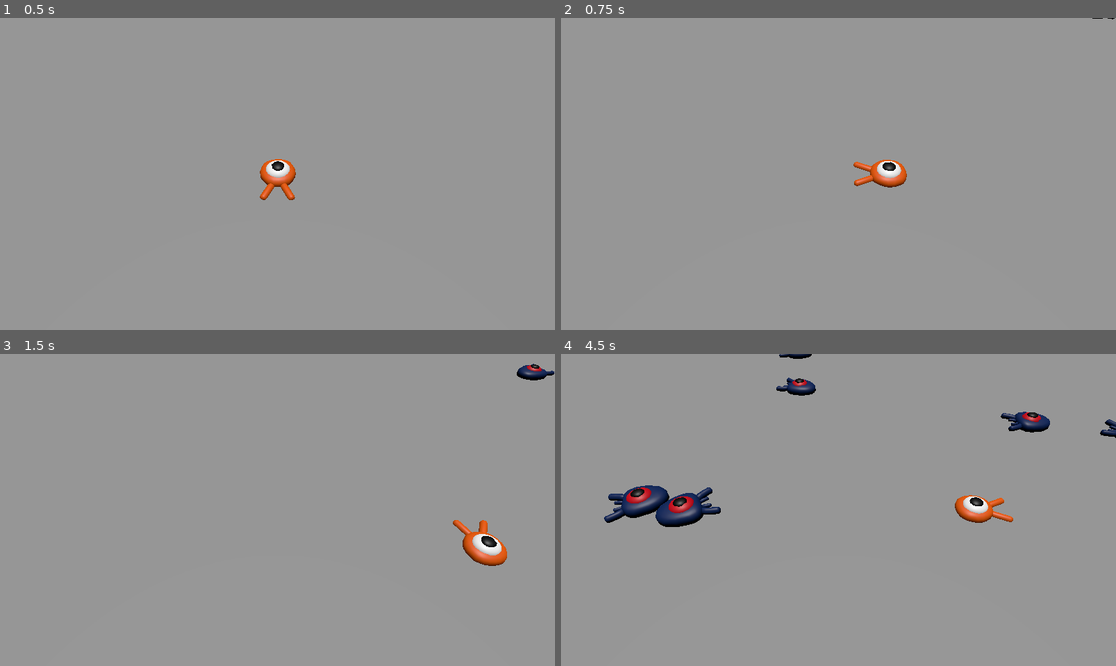
Above: before the commit, frames 1-4 (two rows, left to right).
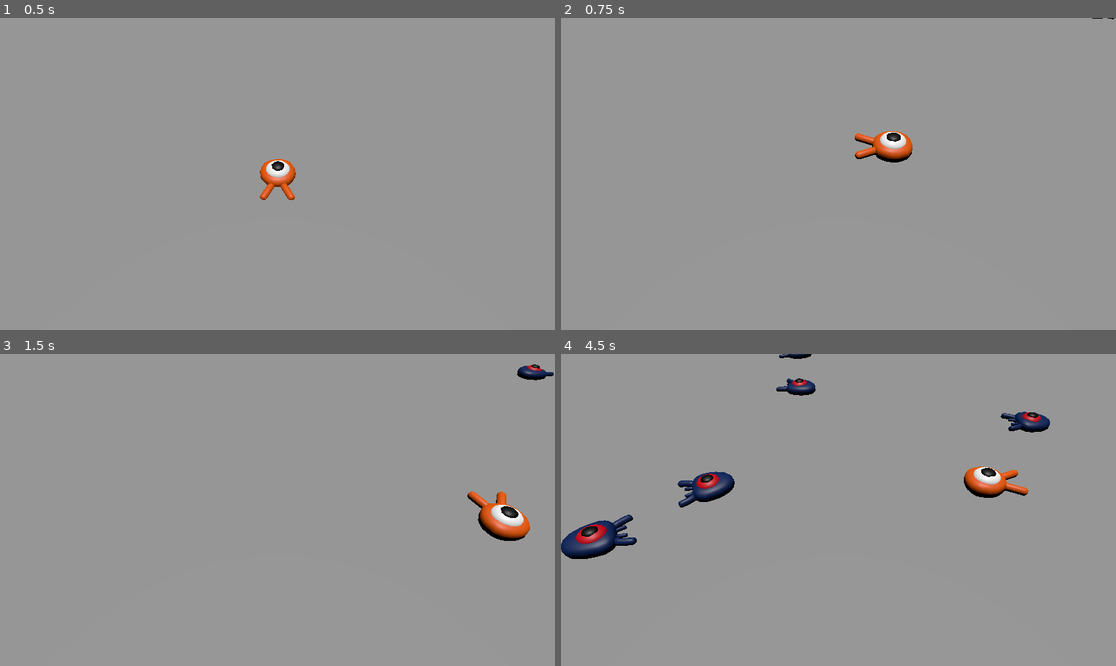
Above: after the commit, the same moments.

Repository: shoul/sqash_the_creeps
Game: Godot game, scene res://main.tscn
The game is run twice, just before and just after one commit, with the same random seed, the same clock (stepped at 60 frames per second) and the same inputs. The project has no main scene, so this scene is started directly.
Inputs:
- Up to frame 1 (0.5 s): no input
- Up to frame 2 (0.75 s): tap Enter at 0.5 s; hold Right (move_right) from 0.53 s (still down); tap Space (jump) at 0.6 s
- Up to frame 3 (1.5 s): tap Space (jump) at 0.77, 1.07, 1.35 s; release Right (move_right) at 1.28 s; hold Down (move_back) from 1.28 s (still down)
- Up to frame 4 (4.5 s): tap Space (jump) at 1.52, 1.82, 2.1, 2.85, 3.02, 3.32, 3.6, 3.77, 4.07, 4.35 s; release Down (move_back) at 2.03 s; hold Right (move_right) 2.03-2.78 s; hold Up (move_forward) 2.78-3.53 s; hold Left (move_left) from 3.53 s (still down)

Frame 1 is identical in both runs. In frame 2, 1.3% of the frame differs, in the area x 52-64%, y 36-55%; in frame 3, 1.8%; in frame 4, 4.9%, in the area x 0-100%, y 0-66%.

Commit message:
Adding phys. layers and masks and implement player jumping.

Diff:
--- a/main.tscn
+++ b/main.tscn
@@ -28,6 +28,8 @@
 
 [node name="Ground" type="StaticBody3D" parent="."]
 transform = Transform3D(1, 0, 0, 0, 1, 0, 0, 0, 1, 0, -1, 0)
+collision_layer = 4
+collision_mask = 0
 
 [node name="CollisionShape3D" type="CollisionShape3D" parent="Ground"]
 shape = SubResource("BoxShape3D_ds3dd")
@@ -73,7 +75,7 @@
 curve = SubResource("Curve3D_ylfsp")
 
 [node name="Spawnlocation" type="PathFollow3D" parent="SpawnPath"]
-transform = Transform3D(-0.0026596, 0, 0.999996, 0, 1, 0, -0.999996, 0, -0.0026596, 29.9269, 0, -24.1011)
+transform = Transform3D(-0.00265948, 0, 0.999996, 0, 1, 0, -0.999996, 0, -0.00265948, 29.9269, 0, -24.1011)
 
 [node name="MobTimer" type="Timer" parent="."]
 wait_time = 0.5
--- a/mob.tscn
+++ b/mob.tscn
@@ -6,7 +6,9 @@
 [sub_resource type="BoxShape3D" id="BoxShape3D_o6ey8"]
 size = Vector3(2.00586, 0.707092, 2.3186)
 
-[node name="Mob" type="CharacterBody3D"]
+[node name="Mob" type="CharacterBody3D" groups=["mob"]]
+collision_layer = 2
+collision_mask = 0
 script = ExtResource("1_6ui21")
 
 [node name="Pivot" type="Node3D" parent="."]
--- a/player.gd
+++ b/player.gd
@@ -4,6 +4,8 @@
 @export var speed: int = 14
 # The downward acceleration when in the air, in meters per second squared.
 @export var fall_acceleration: int = 75
+# Vertical impuleapplied to the character upon jumping in meter per second.
+@export var jump_impulse: int = 20
 
 var target_velocity: Vector3 = Vector3.ZERO
 
@@ -32,6 +34,10 @@
 	if not is_on_floor(): # If in the air, fall towards the floor. Literally gravity
 		target_velocity.y = target_velocity.y - (fall_acceleration * delta)
 
+	# Jumping.
+	if is_on_floor() and Input.is_action_just_pressed("jump"):
+		target_velocity.y = jump_impulse
+
 	# Moving the Character
 	velocity = target_velocity
 	move_and_slide()
--- a/player.tscn
+++ b/player.tscn
@@ -7,6 +7,7 @@
 radius = 1.0
 
 [node name="Player" type="CharacterBody3D"]
+collision_mask = 6
 script = ExtResource("1_kyfyl")
 
 [node name="Pivot" type="Node3D" parent="."]
--- a/project.godot
+++ b/project.godot
@@ -56,3 +56,9 @@
 , Object(InputEventJoypadButton,"resource_local_to_scene":false,"resource_name":"","device":-1,"button_index":6,"pressure":0.0,"pressed":true,"script":null)
 ]
 }
+
+[layer_names]
+
+3d_physics/layer_1="player"
+3d_physics/layer_2="enemies"
+3d_physics/layer_3="world"
